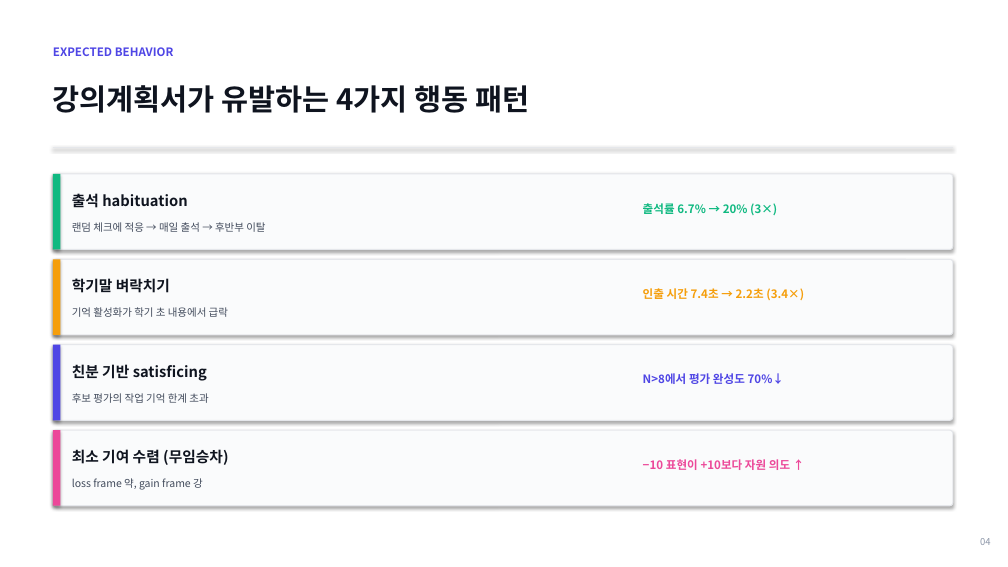
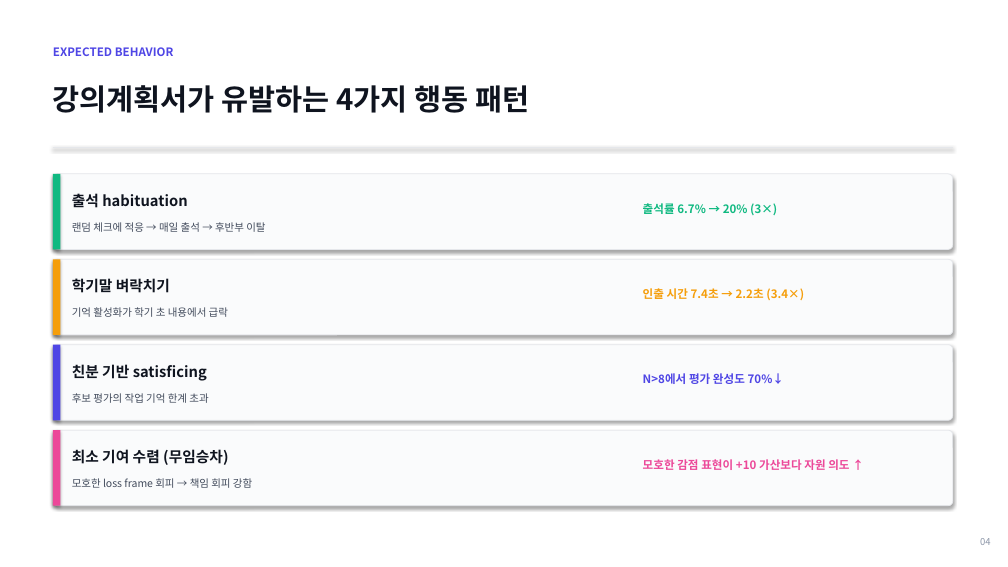
Before and after one commit to lshpy/imen315-syllabus-meta, a slide deck: slide 4 of team_project/kickoff_2026-05-11.pptx. Drawn at 1008x567 pixels with LibreOffice and Linux fonts; fonts in the diff are those of the drawing. Boxes give left, top, right and bottom in pixels: in the first picture for what was removed or moved away, otherwise in the second. Text is boxed around its words. In the diff, an @@ line names an element or a change of style, - is before the commit and + after.

```diff
--- a/team_project/kickoff_2026-05-11.pptx
+++ b/team_project/kickoff_2026-05-11.pptx
@@ outline #E5E7EB 1 pt to #E5E7EB 0.75 pt; proportions changed in 4 elements at [53, 174, 953, 250], [53, 259, 953, 335], [53, 345, 953, 420], [53, 430, 953, 506] @@
@@ text at [72, 478, 252, 488]: text changed @@
-loss frame 약, gain frame 강
+모호한 loss frame 회피 → 책임 회피 강함
@@ text at [643, 459, 849, 470]: text changed @@
-−10 표현이 +10보다 자원 의도 ↑
+모호한 감점 표현이 +10 가산보다 자원 의도 ↑
```
Also in this commit, not shown: 23 other slides changed, 1 slide added, 1 slide removed, 2 other files.
